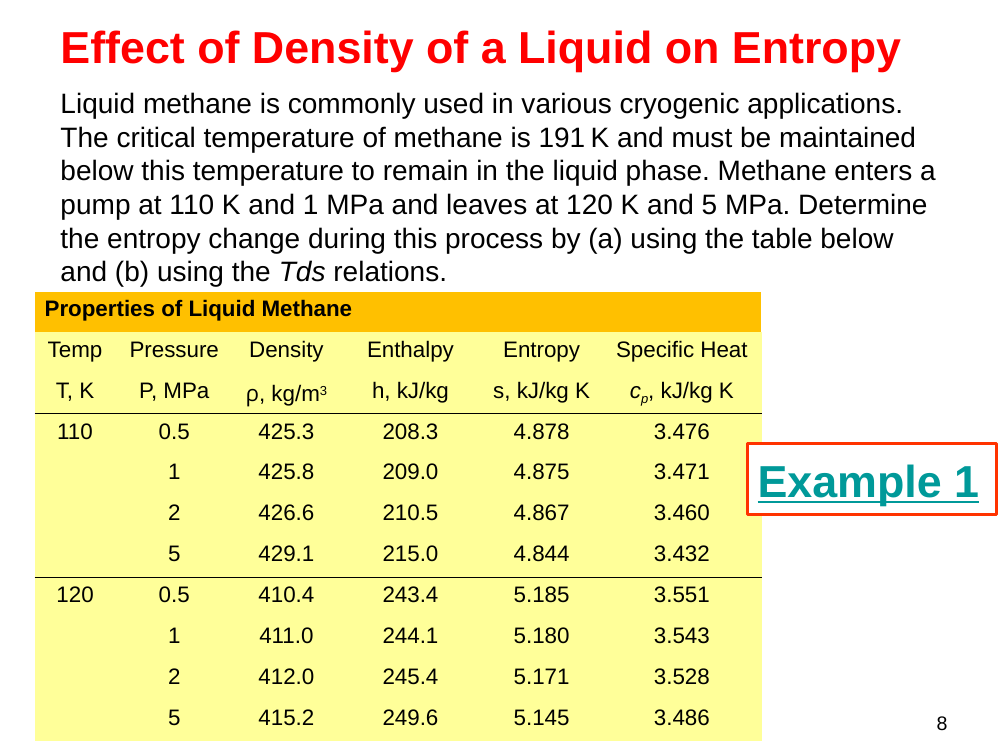
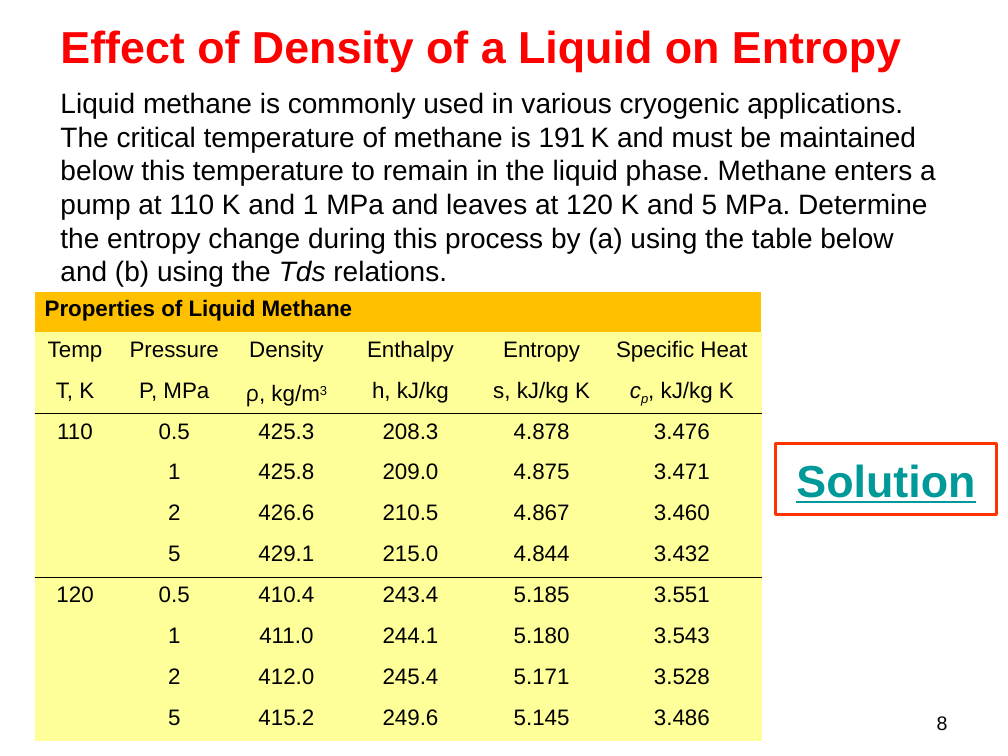
Before and after one commit to longapalooza/ENGR222, a slide deck: slide 8 of 14.The Tds Relations.pptx. Drawn at 1008x756 pixels with LibreOffice and Linux fonts; fonts in the diff are those of the drawing. Boxes give left, top, right and bottom in pixels: in the first picture for what was removed or moved away, otherwise in the second. Text is boxed around its words. In the diff, an @@ line names an element or a change of style, - is before the commit and + after.

```diff
--- a/14.The Tds Relations.pptx
+++ b/14.The Tds Relations.pptx
@@ title "Solution": place and size @@
-title "Solution" at (748, 444, 997, 514)
+title "Solution" at (776, 444, 997, 514)
@@ title at (796, 464, 975, 503): text changed @@
-Example 1
+Solution
```
Also in this commit, not shown: 4 other slides changed.
